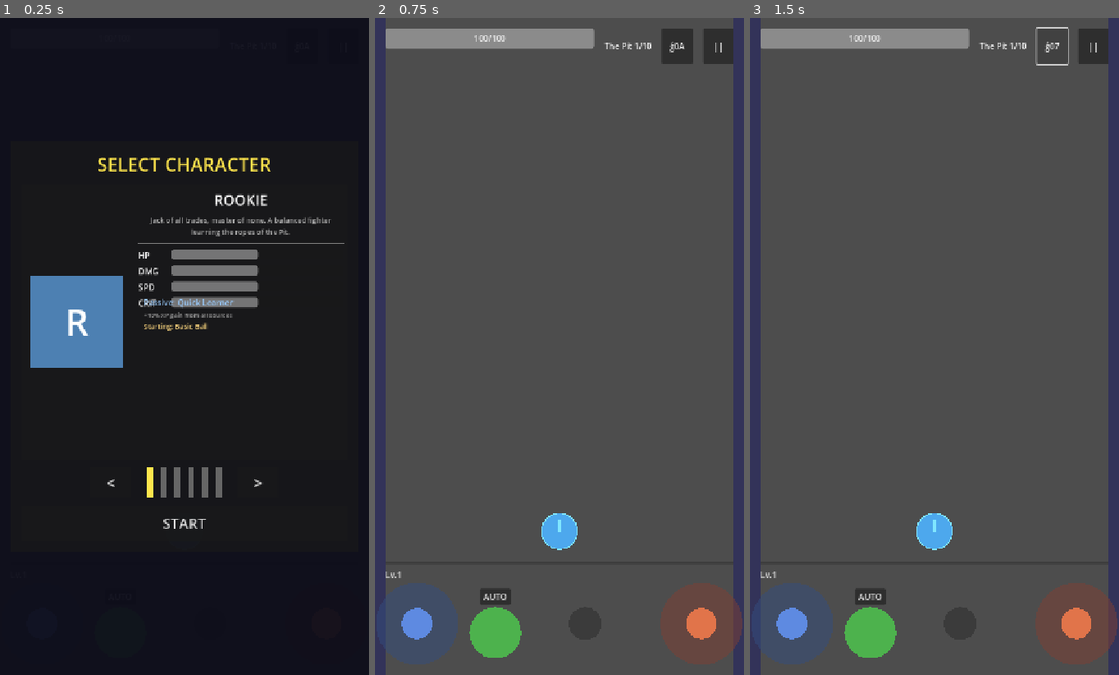
Above: before the commit, frames 1-3 (left to right).
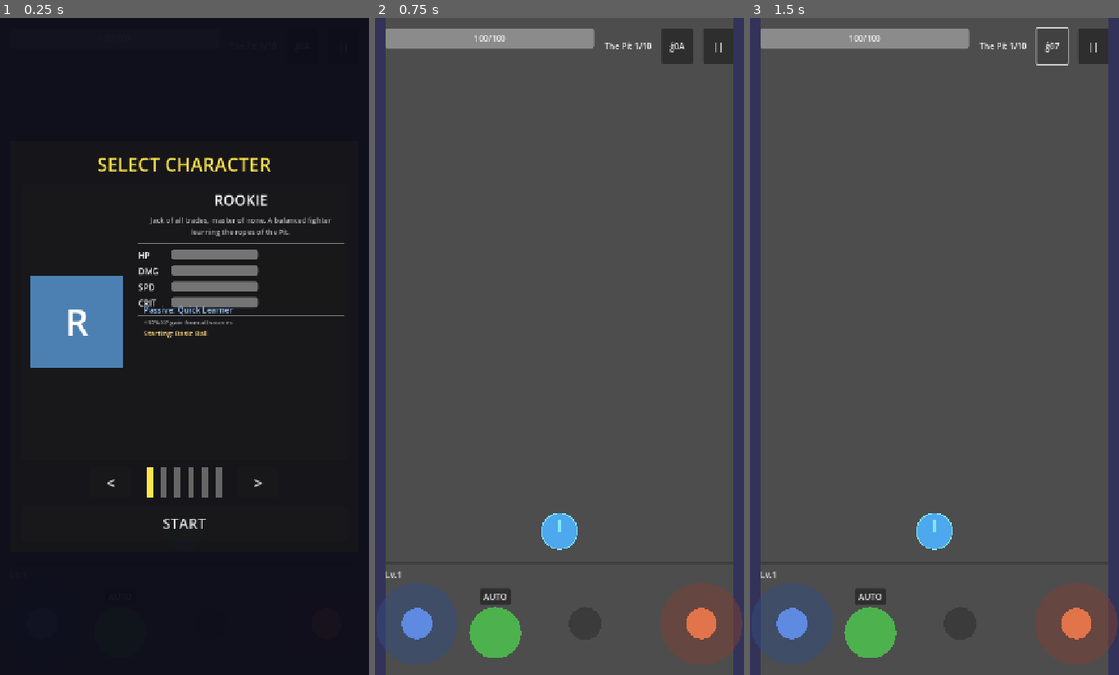
Above: after the commit, the same moments.

Repository: Randroids-Dojo/GoPit
Game: Godot game, scene res://scenes/game.tscn
Two runs of this game, one before a commit and one after it. Both use one fixed random seed, a clock stepped at 60 frames per second and the inputs below.
Inputs:
- Up to frame 1 (0.25 s): no input
- Up to frame 2 (0.75 s): click "START" at 0.5 s
- Up to frame 3 (1.5 s): click "ǵ0A" at 1.25 s

The runs differ from the first frame. In frame 1, 0.7% of the frame differs, in the area x 37-94%, y 42-49%; in frame 2, nothing differs; in frame 3, nothing differs.

Commit message:
Fix character select UI overlap between stats and passive text
Add separator between StatsContainer and AbilityPanel to prevent
the passive ability text from overlapping with the CRIT stat bar.

Diff:
--- a/scenes/ui/character_select.tscn
+++ b/scenes/ui/character_select.tscn
@@ -179,6 +179,9 @@
 value = 1.0
 show_percentage = false
 
+[node name="Separator2" type="HSeparator" parent="DimBackground/Panel/VBoxContainer/CharacterPanel/HBoxContainer/InfoContainer"]
+layout_mode = 2
+
 [node name="AbilityPanel" type="Panel" parent="DimBackground/Panel/VBoxContainer/CharacterPanel/HBoxContainer/InfoContainer"]
 layout_mode = 2
 size_flags_vertical = 0
